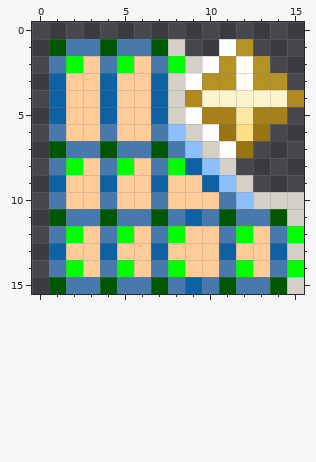
Two versions of one pixel-art sprite, branches/kalypso_11.06/KalypsoModel1D2D/icons/elcl16/20_edit_calculationunit.gif. The picture above is the old version.
The file is 16x16 pixels. Colours within 5 levels of each other are drawn and written as one.
And afterwards:
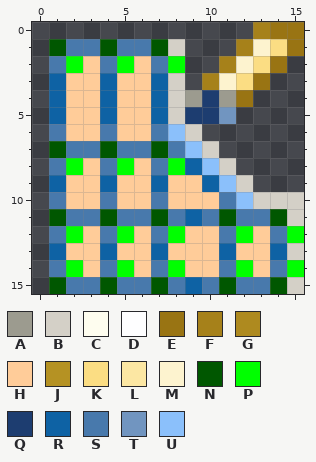
Palette (. is transparent): A #9c9b8f  B #d4d0c7  C #fefdef  D #fefeff  E #997413  F #a6811a  G #ae8a1f  H #ffcc99  J #b59223  K #fbdd83  L #fce7a3  M #fdf3cf  N #005700  P #00ff00  Q #1d3d70  R #0e62a4  S #4879ac  T #7195c0  U #8bc0fb
Edits made:
Changed rows in their new state; - is an unchanged pixel.
first column x 9:
 0 ----FEE
 1 --.FMKE
 2 ..FMKE-
 3 .FMKE.-
 4 AQAE...
 5 QQT...-
 6 -....--
 7 --..---
Pixel boxes of the changes (left, top, right, bottom) in both pictures:
changed: (185, 22, 304, 158)
